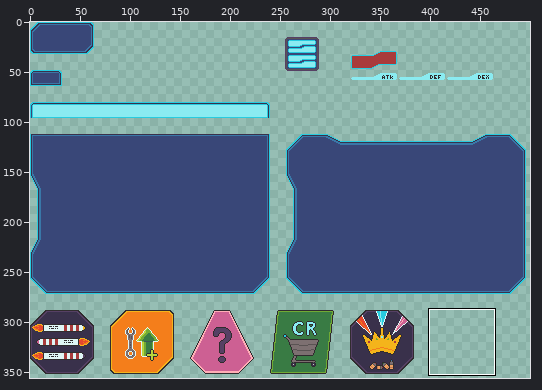
A pixel-art file gets an edit: assets/UI_theme_asset_sheet.aseprite. Above: a wide view before the commit, with the close-up outlined.
Close-up. As it was:
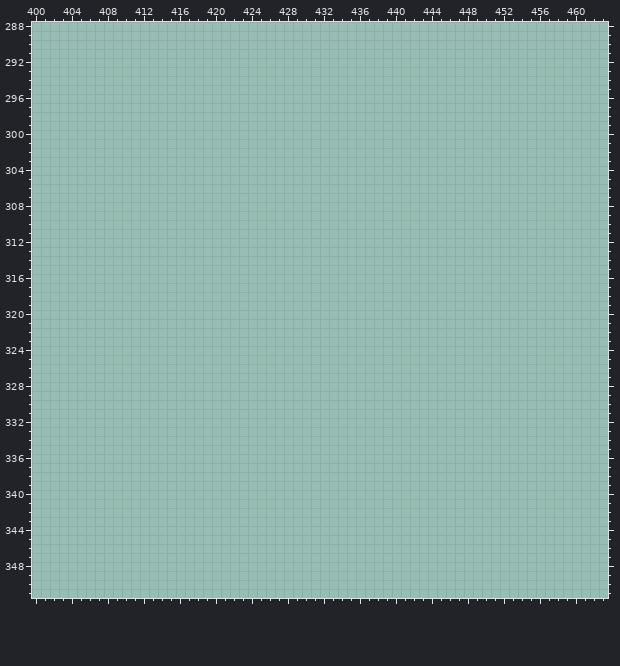
1000x1000 pixels, 1 frame. Shown: x 400..463, y 288..351. The wide view leaves out empty margins. The commit also changed other parts of the picture, which this record leaves out.
Palette (. is transparent): 
Pixels before (only the part around the change), first column x 400:
288 ................................................................
289 ................................................................
290 ................................................................
291 ................................................................
292 ................................................................
293 ................................................................
294 ................................................................
295 ................................................................
296 ................................................................
297 ................................................................
298 ................................................................
299 ................................................................
300 ................................................................
301 ................................................................
302 ................................................................
303 ................................................................
304 ................................................................
305 ................................................................
306 ................................................................
307 ................................................................
308 ................................................................
309 ................................................................
310 ................................................................
311 ................................................................
312 ................................................................
313 ................................................................
314 ................................................................
315 ................................................................
316 ................................................................
317 ................................................................
318 ................................................................
319 ................................................................
320 ................................................................
321 ................................................................
322 ................................................................
323 ................................................................
324 ................................................................
325 ................................................................
326 ................................................................
327 ................................................................
328 ................................................................
329 ................................................................
330 ................................................................
331 ................................................................
332 ................................................................
333 ................................................................
334 ................................................................
335 ................................................................
336 ................................................................
337 ................................................................
338 ................................................................
339 ................................................................
340 ................................................................
341 ................................................................
342 ................................................................
343 ................................................................
344 ................................................................
345 ................................................................
346 ................................................................
347 ................................................................
348 ................................................................
349 ................................................................
350 ................................................................
351 ................................................................
The result:
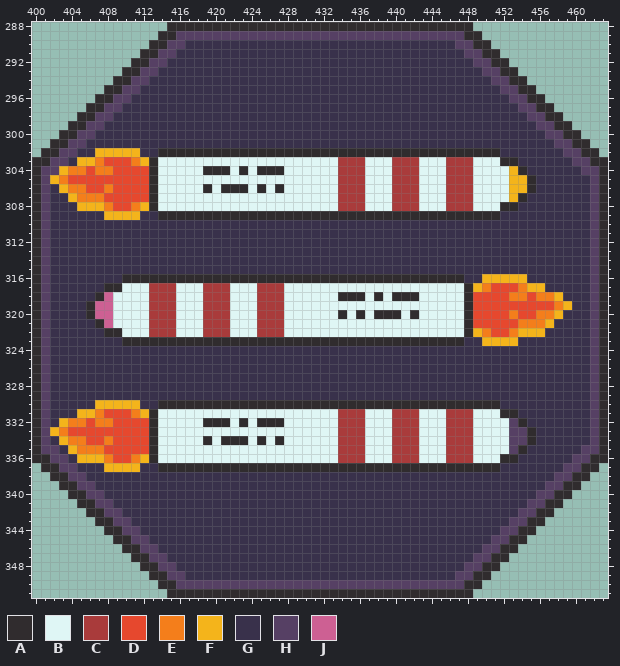
Colours new in this view: A #302c2e  B #dff6f5  C #a93b3b  D #e6482e  E #f47e1b  F #f4b41b  G #39314b  H #564064  J #cd6093
Edits made:
Changed rows in their new state; - is an unchanged pixel.
first column x 400:
288 ---------------AAAAAAAAAAAAAAAAAAAAAAAAAAAAAAAAAA---------------
289 --------------AAHHHHHHHHHHHHHHHHHHHHHHHHHHHHHHHHAA--------------
290 -------------AAHHGGGGGGGGGGGGGGGGGGGGGGGGGGGGGGHHAA-------------
291 ------------AAHHGGGGGGGGGGGGGGGGGGGGGGGGGGGGGGGGHHAA------------
292 -----------AAHHGGGGGGGGGGGGGGGGGGGGGGGGGGGGGGGGGGHHAA-----------
293 ----------AAHHGGGGGGGGGGGGGGGGGGGGGGGGGGGGGGGGGGGGHHAA----------
294 ---------AAHHGGGGGGGGGGGGGGGGGGGGGGGGGGGGGGGGGGGGGGHHAA---------
295 --------AAHHGGGGGGGGGGGGGGGGGGGGGGGGGGGGGGGGGGGGGGGGHHAA--------
296 -------AAHHGGGGGGGGGGGGGGGGGGGGGGGGGGGGGGGGGGGGGGGGGGHHAA-------
297 ------AAHHGGGGGGGGGGGGGGGGGGGGGGGGGGGGGGGGGGGGGGGGGGGGHHAA------
298 -----AAHHGGGGGGGGGGGGGGGGGGGGGGGGGGGGGGGGGGGGGGGGGGGGGGHHAA-----
299 ----AAHHGGGGGGGGGGGGGGGGGGGGGGGGGGGGGGGGGGGGGGGGGGGGGGGGHHAA----
300 ---AAHHGGGGGGGGGGGGGGGGGGGGGGGGGGGGGGGGGGGGGGGGGGGGGGGGGGHHAA---
301 --AAHHGGGGGGGGGGGGGGGGGGGGGGGGGGGGGGGGGGGGGGGGGGGGGGGGGGGGHHAA--
302 -AAHHGGFFFFFGGAAAAAAAAAAAAAAAAAAAAAAAAAAAAAAAAAAAAAAGGGGGGGHHAA-
303 AAHHGFFEDDDEFABBBBBBBBBBBBBBBBBBBBCCCBBBCCCBBBCCCBBBAAGGGGGGHHAA
304 AHHFEEDEEDDDDABBBBBAAABABAAABBBBBBCCCBBBCCCBBBCCCBBBBFAGGGGGGHHA
305 AHFEDDDDDDDDDABBBBBBBBBBBBBBBBBBBBCCCBBBCCCBBBCCCBBBBFFAGGGGGGHA
306 AHGFEEDDEDDDDABBBBBABAAABABABBBBBBCCCBBBCCCBBBCCCBBBBFFAGGGGGGHA
307 AHGGFEEEDDDDDABBBBBBBBBBBBBBBBBBBBCCCBBBCCCBBBCCCBBBBFAGGGGGGGHA
308 AHGGGFFFEDDEFABBBBBBBBBBBBBBBBBBBBCCCBBBCCCBBBCCCBBBAAGGGGGGGGHA
309 AHGGGGGGFFFFGGAAAAAAAAAAAAAAAAAAAAAAAAAAAAAAAAAAAAAAGGGGGGGGGGHA
310 AHGGGGGGGGGGGGGGGGGGGGGGGGGGGGGGGGGGGGGGGGGGGGGGGGGGGGGGGGGGGGHA
311 AHGGGGGGGGGGGGGGGGGGGGGGGGGGGGGGGGGGGGGGGGGGGGGGGGGGGGGGGGGGGGHA
312 AHGGGGGGGGGGGGGGGGGGGGGGGGGGGGGGGGGGGGGGGGGGGGGGGGGGGGGGGGGGGGHA
313 AHGGGGGGGGGGGGGGGGGGGGGGGGGGGGGGGGGGGGGGGGGGGGGGGGGGGGGGGGGGGGHA
314 AHGGGGGGGGGGGGGGGGGGGGGGGGGGGGGGGGGGGGGGGGGGGGGGGGGGGGGGGGGGGGHA
315 AHGGGGGGGGGGGGGGGGGGGGGGGGGGGGGGGGGGGGGGGGGGGGGGGGGGGGGGGGGGGGHA
316 AHGGGGGGGGAAAAAAAAAAAAAAAAAAAAAAAAAAAAAAAAAAAAAAGGFFFFFGGGGGGGHA
317 AHGGGGGGAABBBCCCBBBCCCBBBCCCBBBBBBBBBBBBBBBBBBBBAFEDDDEFFGGGGGHA
318 AHGGGGGAJBBBBCCCBBBCCCBBBCCCBBBBBBAAABABAAABBBBBADDDDEEDEEFGGGHA
319 AHGGGGAJJBBBBCCCBBBCCCBBBCCCBBBBBBBBBBBBBBBBBBBBADDDDDDDDDEFGGHA
320 AHGGGGAJJBBBBCCCBBBCCCBBBCCCBBBBBBABABAAABABBBBBADDDDEDDEEFGGGHA
321 AHGGGGGAJBBBBCCCBBBCCCBBBCCCBBBBBBBBBBBBBBBBBBBBADDDDDEEEFGGGGHA
322 AHGGGGGGAABBBCCCBBBCCCBBBCCCBBBBBBBBBBBBBBBBBBBBAFEDDEFFFGGGGGHA
323 AHGGGGGGGGAAAAAAAAAAAAAAAAAAAAAAAAAAAAAAAAAAAAAAGGFFFFGGGGGGGGHA
324 AHGGGGGGGGGGGGGGGGGGGGGGGGGGGGGGGGGGGGGGGGGGGGGGGGGGGGGGGGGGGGHA
325 AHGGGGGGGGGGGGGGGGGGGGGGGGGGGGGGGGGGGGGGGGGGGGGGGGGGGGGGGGGGGGHA
326 AHGGGGGGGGGGGGGGGGGGGGGGGGGGGGGGGGGGGGGGGGGGGGGGGGGGGGGGGGGGGGHA
327 AHGGGGGGGGGGGGGGGGGGGGGGGGGGGGGGGGGGGGGGGGGGGGGGGGGGGGGGGGGGGGHA
328 AHGGGGGGGGGGGGGGGGGGGGGGGGGGGGGGGGGGGGGGGGGGGGGGGGGGGGGGGGGGGGHA
329 AHGGGGGGGGGGGGGGGGGGGGGGGGGGGGGGGGGGGGGGGGGGGGGGGGGGGGGGGGGGGGHA
330 AHGGGGGFFFFFGGAAAAAAAAAAAAAAAAAAAAAAAAAAAAAAAAAAAAAAGGGGGGGGGGHA
331 AHGGGFFEDDDEFABBBBBBBBBBBBBBBBBBBBCCCBBBCCCBBBCCCBBBAAGGGGGGGGHA
332 AHGFEEDEEDDDDABBBBBAAABABAAABBBBBBCCCBBBCCCBBBCCCBBBBHAGGGGGGGHA
333 AHFEDDDDDDDDDABBBBBBBBBBBBBBBBBBBBCCCBBBCCCBBBCCCBBBBHHAGGGGGGHA
334 AHGFEEDDEDDDDABBBBBABAAABABABBBBBBCCCBBBCCCBBBCCCBBBBHHAGGGGGGHA
335 AHHGFEEEDDDDDABBBBBBBBBBBBBBBBBBBBCCCBBBCCCBBBCCCBBBBHAGGGGGGHHA
336 AAHHGFFFEDDEFABBBBBBBBBBBBBBBBBBBBCCCBBBCCCBBBCCCBBBAAGGGGGGHHAA
337 -AAHHGGGFFFFGGAAAAAAAAAAAAAAAAAAAAAAAAAAAAAAAAAAAAAAGGGGGGGHHAA-
338 --AAHHGGGGGGGGGGGGGGGGGGGGGGGGGGGGGGGGGGGGGGGGGGGGGGGGGGGGHHAA--
339 ---AAHHGGGGGGGGGGGGGGGGGGGGGGGGGGGGGGGGGGGGGGGGGGGGGGGGGGHHAA---
340 ----AAHHGGGGGGGGGGGGGGGGGGGGGGGGGGGGGGGGGGGGGGGGGGGGGGGGHHAA----
341 -----AAHHGGGGGGGGGGGGGGGGGGGGGGGGGGGGGGGGGGGGGGGGGGGGGGHHAA-----
342 ------AAHHGGGGGGGGGGGGGGGGGGGGGGGGGGGGGGGGGGGGGGGGGGGGHHAA------
343 -------AAHHGGGGGGGGGGGGGGGGGGGGGGGGGGGGGGGGGGGGGGGGGGHHAA-------
344 --------AAHHGGGGGGGGGGGGGGGGGGGGGGGGGGGGGGGGGGGGGGGGHHAA--------
345 ---------AAHHGGGGGGGGGGGGGGGGGGGGGGGGGGGGGGGGGGGGGGHHAA---------
346 ----------AAHHGGGGGGGGGGGGGGGGGGGGGGGGGGGGGGGGGGGGHHAA----------
347 -----------AAHHGGGGGGGGGGGGGGGGGGGGGGGGGGGGGGGGGGHHAA-----------
348 ------------AAHHGGGGGGGGGGGGGGGGGGGGGGGGGGGGGGGGHHAA------------
349 -------------AAHHGGGGGGGGGGGGGGGGGGGGGGGGGGGGGGHHAA-------------
350 --------------AAHHHHHHHHHHHHHHHHHHHHHHHHHHHHHHHHAA--------------
351 ---------------AAAAAAAAAAAAAAAAAAAAAAAAAAAAAAAAAA---------------
Boxes around the changes in both close-ups, in picture pixels (x1, y1, x2, y2):
added: (32, 22, 608, 598)
